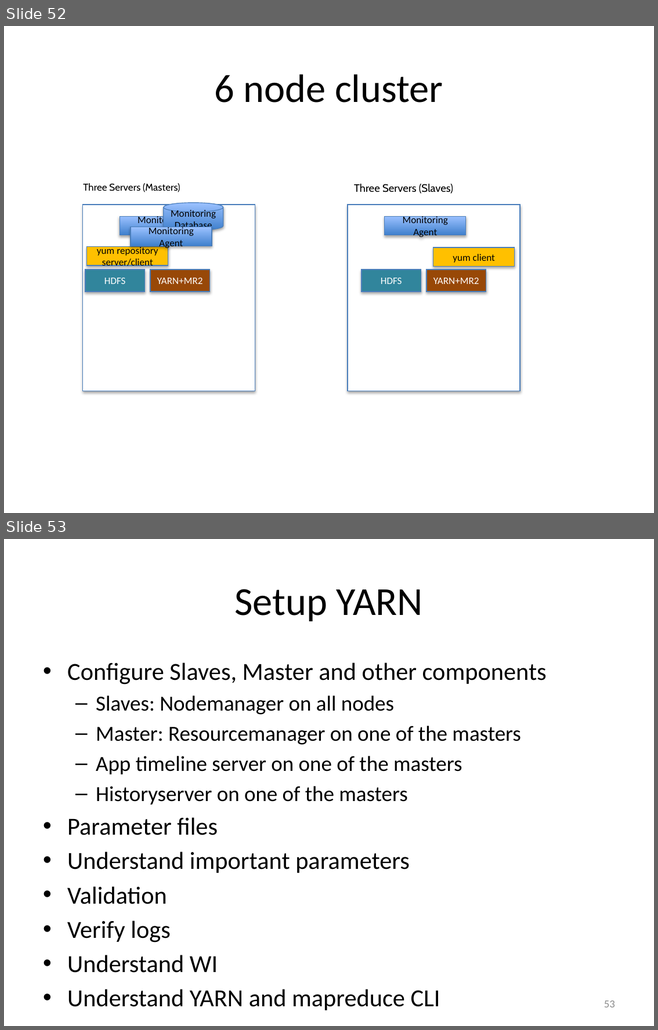
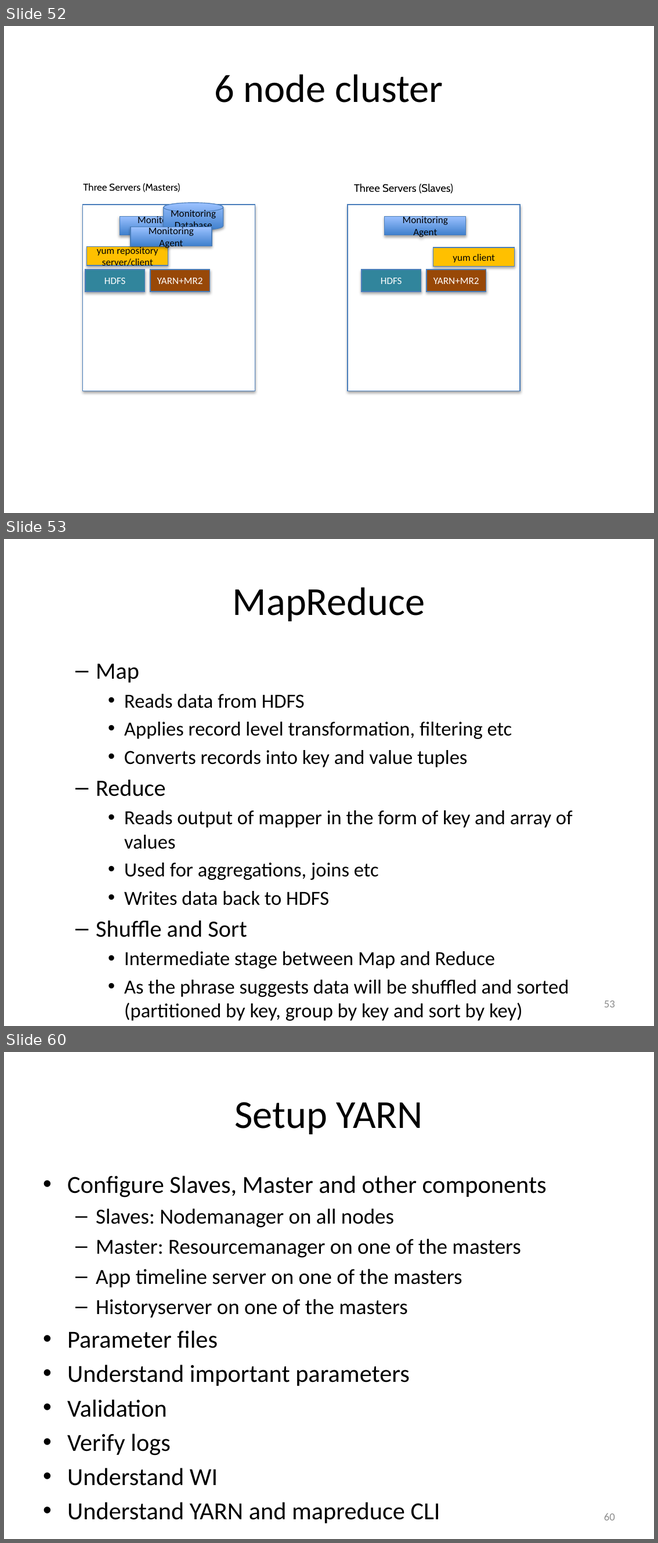
Before and after one commit to rakeshtds/HadoopCoreDev, a slide deck: ppts/SetupHadoopCoreComponents.pptx. Shown one above the other, each under a label of ours: slides 52 and 53 before the commit, slides 52, 53 and 60 after it; the slides between them are not shown. The pictures are 658x1030 and 658x1543 pixels, drawn with LibreOffice and Linux fonts; fonts in the diff are those of the drawing. Boxes give left, top, right and bottom in pixels: in the first picture for what was removed or moved away, otherwise in the second. Text is boxed around its words. In the diff, an @@ line names an element or a change of style, - is before the commit and + after.

```diff
--- a/ppts/SetupHadoopCoreComponents.pptx
+++ b/ppts/SetupHadoopCoreComponents.pptx
@@ slide 53 added at <box>4,539,654,1026</box>, background #FFFFFF @@
@@ title added at <box>233,587,425,621</box>, 44 pt, text #000000 @@
+MapReduce
@@ text added at <box>96,664,572,1021</box>, 22.2 pt, text #000000 @@
+  – Map
+    • Reads data from HDFS
+    • Applies record level transformation, filtering etc
+    • Converts records into key and value tuples
+  – Reduce
+    • Reads output of mapper in the form of key and array of values
+    • Used for aggregations, joins etc
+    • Writes data back to HDFS
+  – Shuffle and Sort
+    • Intermediate stage between Map and Reduce
+    • As the phrase suggests data will be shuffled and sorted (partitioned by key, group by key and sort by key)
@@ page number added at <box>604,1001,615,1008</box>, 12 pt, text #8C8C8C @@
+53
@@ what was slide 53 is now slide 60 @@
@@ page number at <box>604,1513,615,1521</box>: text changed @@
-53
+60
```
Also in this commit, not shown: 6 other slides added, 19 other files.
